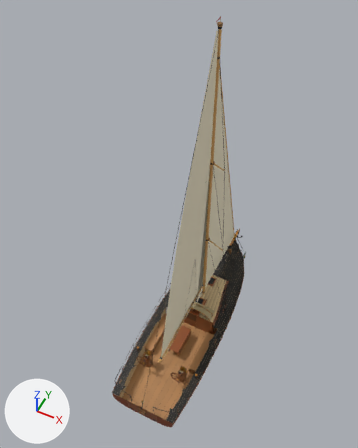
Two versions of the glTF model art/boats/yacht.glb, one commit apart.
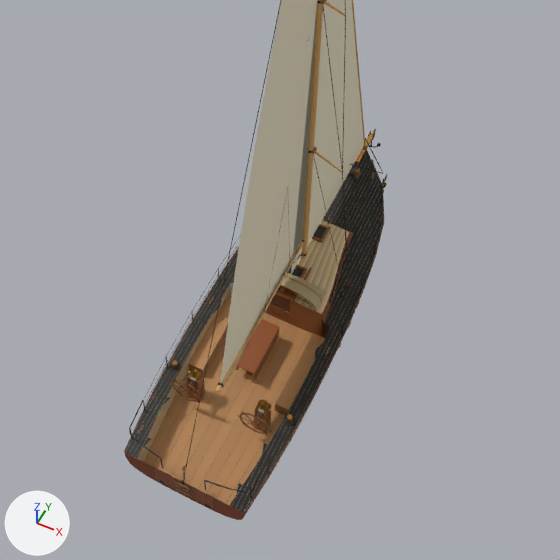
There are two pictures of each version: one whole from a 50 mm lens placed at (5.93, -13.55, 25.37), pointed at (-1.02, 0.35, 8.0), one close up on the part from 14% to 93% of the width and 36% to 100% of the height. Lighting does not change. The marker at lower left points along +X, +Y and +Z. The older version's two pictures come first. Where no turn or scale is listed for an object, it has been applied to the vertices. Vertices at exactly the same position are counted once.

Script lines for the objects in view, before the commit:
```python
me_mesh_0 = bpy.data.meshes.new('Mesh_0')
me_mesh_0.from_pydata(...)  # 9349 vertices, 16920 faces; spans x -2.02..2.02, y -5.84..7.05, z -0.45..2.2
me_mesh_0.materials.append(mat_copper)
me_mesh_0.materials.append(mat_paint)
me_mesh_0.materials.append(mat_topsides)
me_mesh_0.materials.append(mat_deck)
me_mesh_0.materials.append(mat_varnish)
me_mesh_0.materials.append(mat_oak)
me_mesh_0.materials.append(mat_spar)
me_mesh_0.materials.append(mat_glass)
me_mesh_0.materials.append(mat_lead)  # dark grey #5e6369
me_mesh_0.materials.append(mat_brass)  # orange #cc9e42
me_mesh_0.materials.append(mat_tilt)  # beige #a89973
me_mesh_0.materials.append(mat_bronze)  # orange #bd7f3d
me_mesh_0.materials.append(mat_iron)  # black #2b2b2e
me_mesh_0.materials.append(mat_rope)  # brown #332619
me_mesh_1 = bpy.data.meshes.new('Mesh_1')
me_mesh_1.from_pydata(...)  # 940 vertices, 1602 faces; spans x -1.5..1.5, y -7.2..4.8, z 0.8..17.7
# faces by material slot: [432, 336, 64, 290, 384, 96]
me_mesh_1.materials.append(mat_spar_001)  # orange #d1a15c
me_mesh_1.materials.append(mat_iron)  # black #2b2b2e
me_mesh_1.materials.append(mat_oak)
me_mesh_1.materials.append(mat_rope)  # brown #332619
me_mesh_1.materials.append(mat_varnish)
me_mesh_1.materials.append(mat_brass)  # orange #cc9e42
me_mesh_6 = bpy.data.meshes.new('Mesh_6')
me_mesh_6.from_pydata(...)  # 168 vertices, 280 faces; spans x 0.0, y -5.5..0.0, z 0.0..14.0
me_mesh_6.materials.append(mat_flax_001)  # beige #ede3c7
ob_hull = bpy.data.objects.new('hull', me_mesh_0)
ob_hull.location = (0.0, 0.0, 0.0)
ob_jib = bpy.data.objects.new('jib', me_mesh_6)
ob_jib.location = (0.0, 6.05, 1.65)
ob_mast = bpy.data.objects.new('mast', me_mesh_1)
ob_mast.location = (0.0, 1.37, 0.0)
# also in view: 'sail' at (0.0, -1.21, 9.94); 'boom' at (0.0, -1.2, 4.45)
```
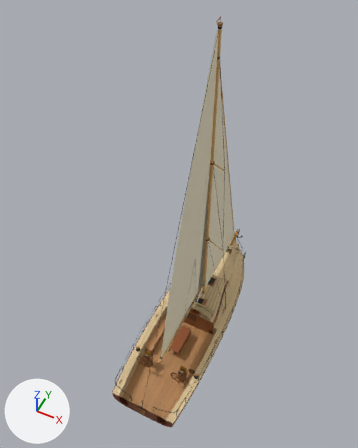
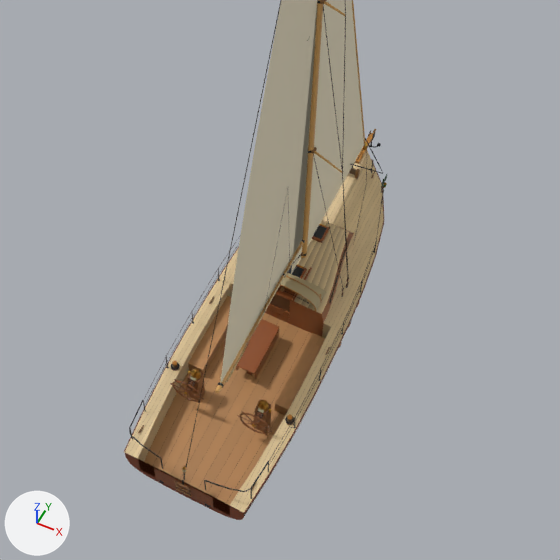
What the commit changed:
me_mesh_0 is used by ob_hull; location (0.0, 0.0, 0.0).
me_mesh_0 had 9349 vertices, 16920 faces and spanned x -2.02..2.02, y -5.84..7.05, z -0.45..2.2.
me_mesh_0 now has 10119 vertices, 18267 faces and spans x -2.02..2.02, y -5.84..7.05, z -0.45..2.2.
me_mesh_0 part 1: 19 vertices moved from x -1.72..1.98, y -5.78..-0.09, z 0.17..1.14 to x -1.5..1.98, y -5.78..-0.09, z 0.17..1.14; 88 vertices removed from x -1.64..1.64, y -5.78..-0.5, z 0.05..1.12; 858 vertices added at x -1.99..1.99, y -5.78..-0.15, z 0.33..1.14.
me_mesh_0 part 2: 2650 kept faces spanning x -1.99..1.99, y -5.78..6.2, z 1.02..1.4 get new vertex colours.

Location of each change, (x1, y1, x2, y2) in pixels of the close-ups (560 x 560 px):
part 1 of me_mesh_0, cut back
    before: (125, 280, 349, 520)
    after: (128, 280, 349, 518)
part 2 of me_mesh_0, recoloured
    both: (125, 149, 384, 513)
